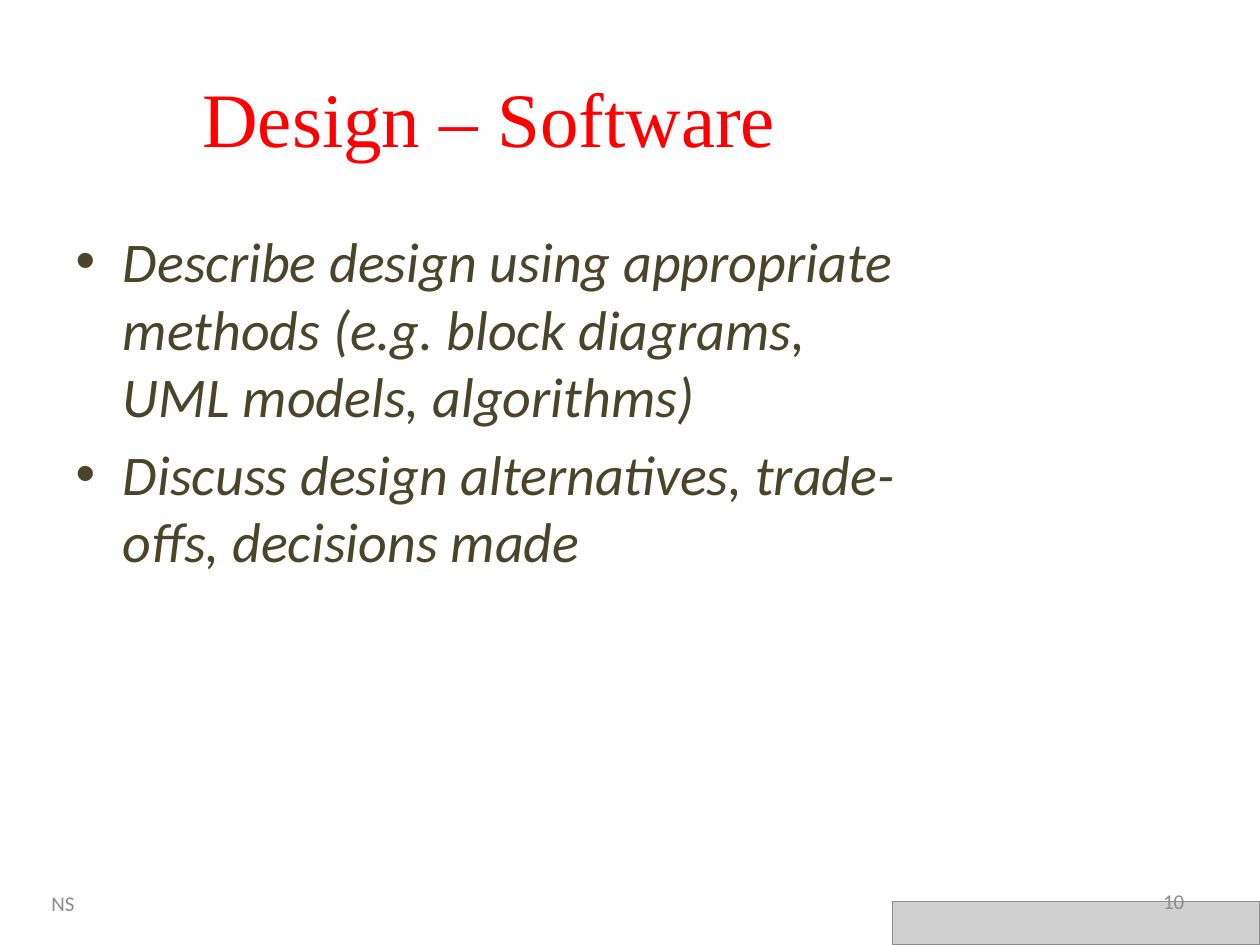
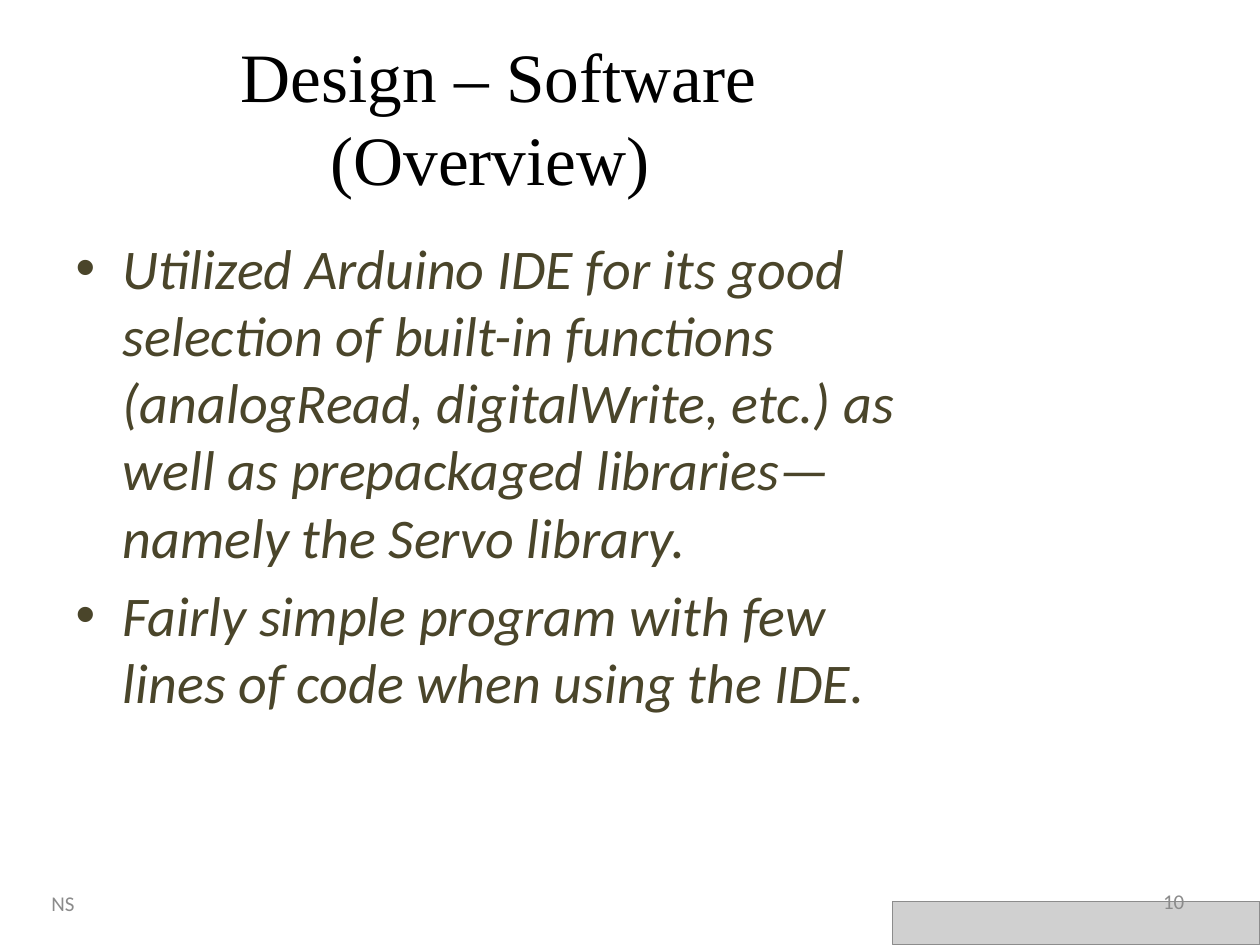
Before and after one commit to Stevie-Nicks-and-the-Xaybanha-Zhous/SelectiveBirdFeeder, a slide deck: slide 10 of Smart_Bird_Feeder_Presentation.pptx. Drawn at 1260x945 pixels with LibreOffice and Linux fonts; fonts in the diff are those of the drawing; grey boxes stand for pictures; background and template pictures are left out. Boxes give left, top, right and bottom in pixels: in the first picture for what was removed or moved away, otherwise in the second. Text is boxed around its words. In the diff, an @@ line names an element or a change of style, - is before the commit and + after.

Commit message:
Add files via upload
Modified some design slides.

```diff
--- a/Smart_Bird_Feeder_Presentation.pptx
+++ b/Smart_Bird_Feeder_Presentation.pptx
@@ title at <box>241,53,756,199</box>: text changed; size 44 to 39.6 pt; text colour #FF0000 to #000000 @@
-Design – Software
+Design – Software (Overview)
@@ text at <box>123,250,894,713</box>: text changed @@
-• Describe design using appropriate methods (e.g. block diagrams, UML models, algorithms)
-• Discuss design alternatives, trade-offs, decisions made
+• Utilized Arduino IDE for its good selection of built-in functions (analogRead, digitalWrite, etc.) as well as prepackaged libraries—namely the Servo library.
+• Fairly simple program with few lines of code when using the IDE.
```
Also in this commit, not shown: 1 other slide changed, 1 slide added.
